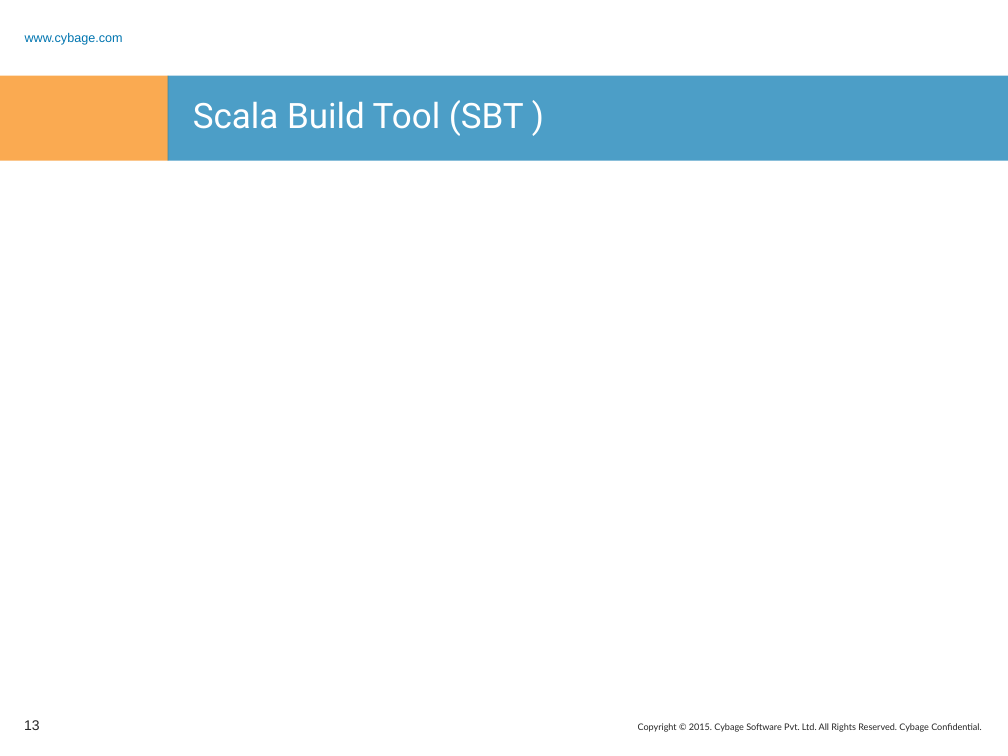
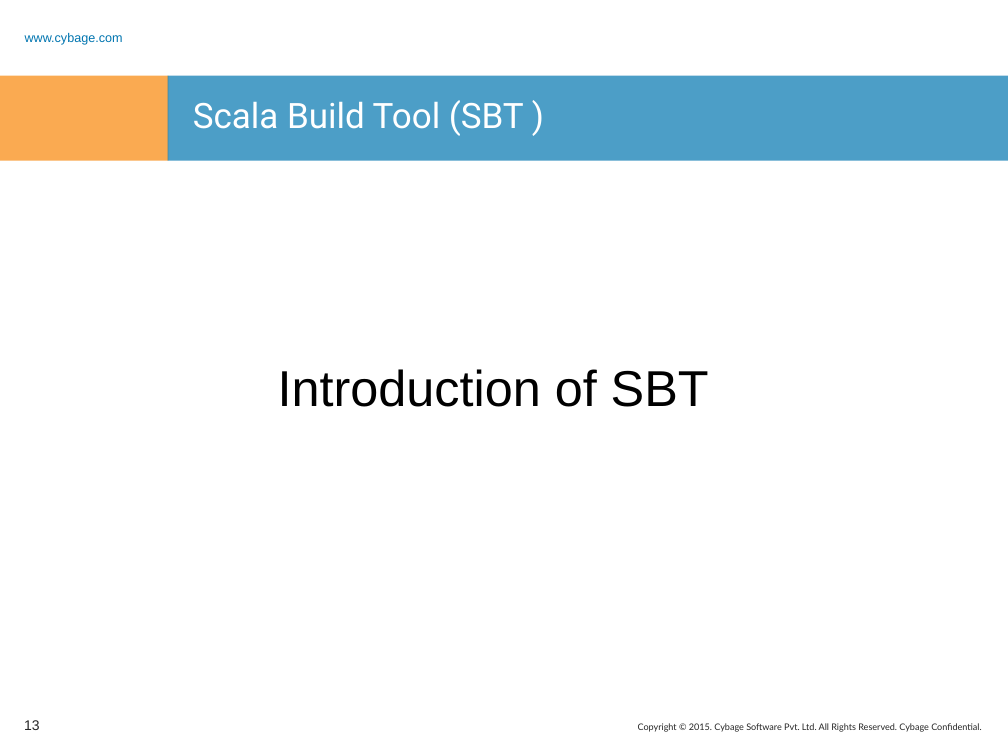
Before and after one commit to rashmitk/Documentation, a slide deck: slide 13 of SBT/SBT.pptx. Drawn at 1008x756 pixels with LibreOffice and Linux fonts; fonts in the diff are those of the drawing; background and template pictures are left out. Boxes give left, top, right and bottom in pixels: in the first picture for what was removed or moved away, otherwise in the second. Text is boxed around its words. In the diff, an @@ line names an element or a change of style, - is before the commit and + after.

```diff
--- a/SBT/SBT.pptx
+++ b/SBT/SBT.pptx
@@ text added at <box>278,369,709,407</box>, 36 pt, text #000000 @@
+Introduction of SBT
```
Also in this commit, not shown: 2 other slides changed, 1 other file.
